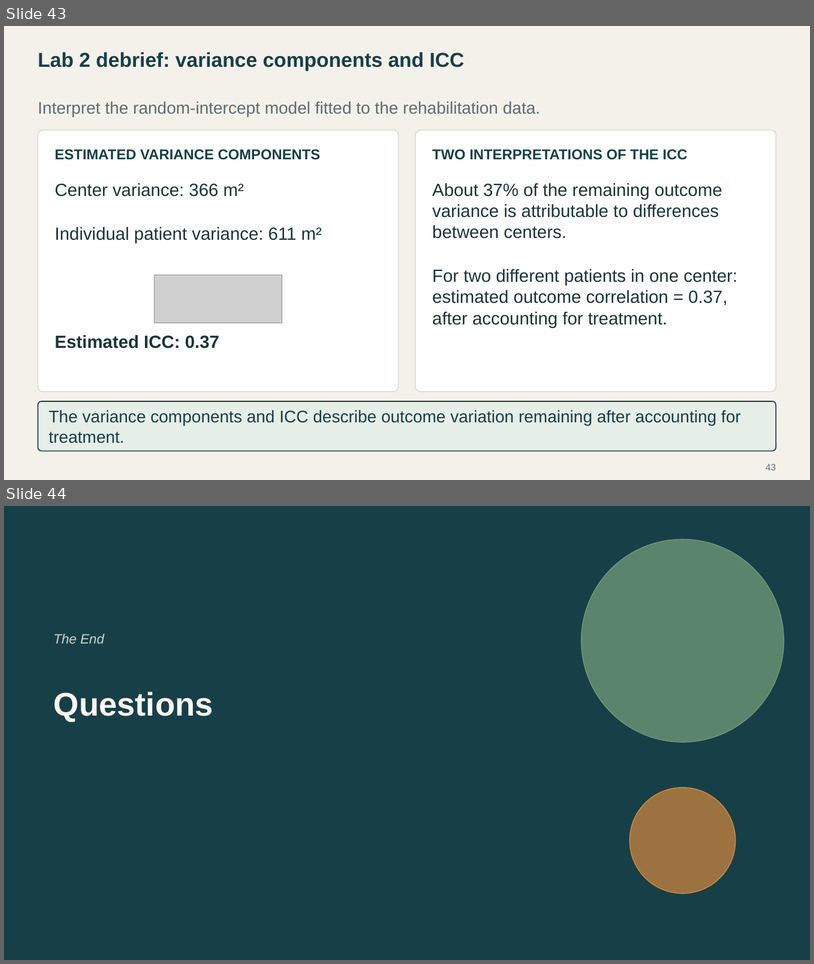
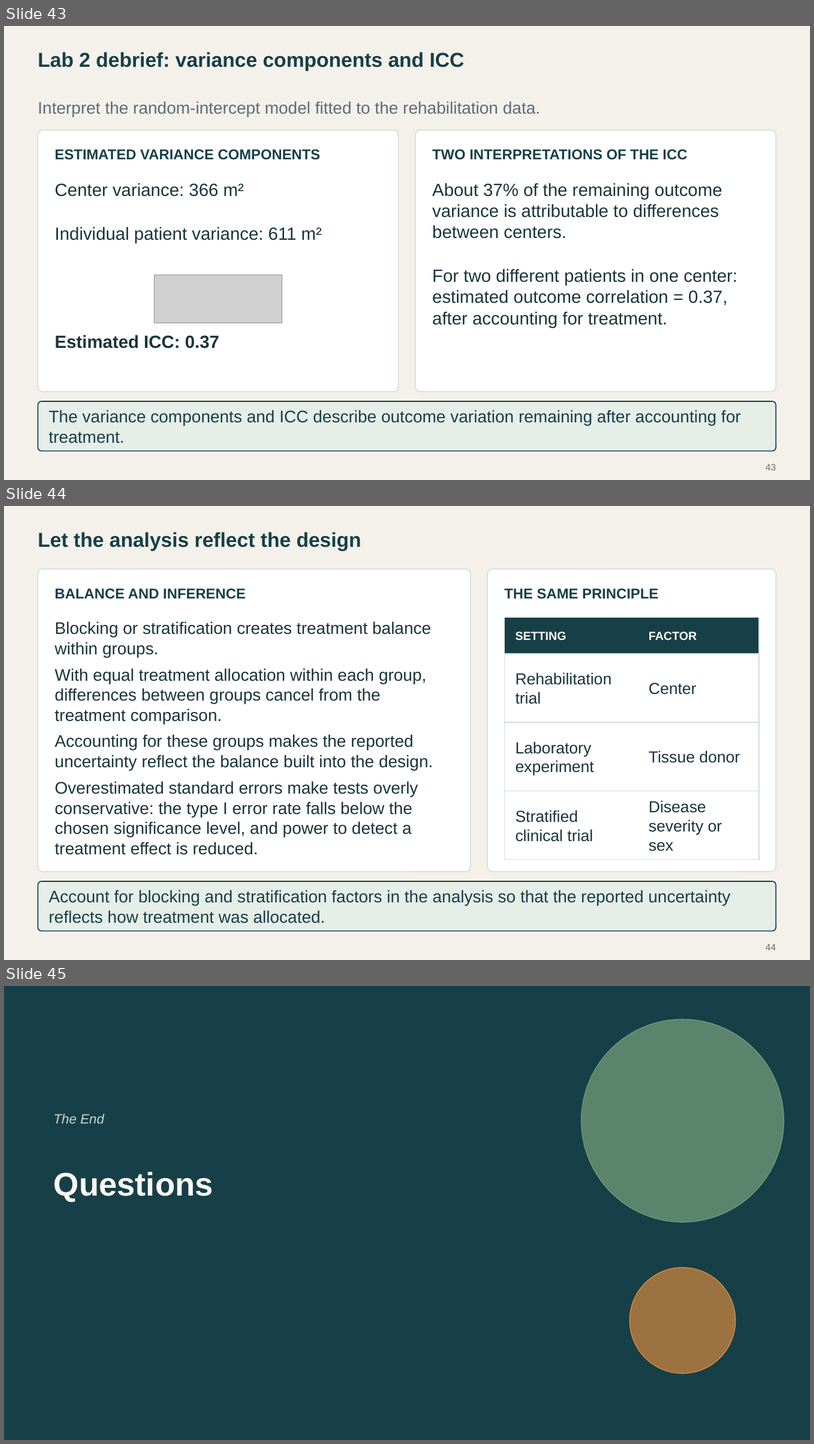
Before and after one commit to Postmus/BeyondMLR, a slide deck: lectures_2627/week1/Beyond_MLR_Week_1.pptx. Shown one above the other, each under a label of ours: slides 43 and 44 before the commit, slides 43, 44 and 45 after it. The pictures are 814x964 and 814x1444 pixels, drawn with LibreOffice and Linux fonts; fonts in the diff are those of the drawing; grey boxes stand for pictures. Boxes give left, top, right and bottom in pixels: in the first picture for what was removed or moved away, otherwise in the second. Text is boxed around its words. In the diff, an @@ line names an element or a change of style, - is before the commit and + after.

```diff
--- a/lectures_2627/week1/Beyond_MLR_Week_1.pptx
+++ b/lectures_2627/week1/Beyond_MLR_Week_1.pptx
@@ slide 44 added at [4,506,810,960], background #F4F1EA @@
@@ text added at [38,532,362,551], 24 pt, text #173F48, bold @@
+Let the analysis reflect the design
@@ rounded rectangle added at [38,569,471,871], fill #FFFFFF, outline #D3DDD6 1.1 pt @@
@@ rounded rectangle added at [488,569,777,871], fill #FFFFFF, outline #D3DDD6 1.1 pt @@
@@ text added at [55,588,246,599], 17 pt, text #173F48, bold @@
+BALANCE AND INFERENCE
@@ text added at [504,588,659,599], 17 pt, text #173F48, bold @@
+THE SAME PRINCIPLE
@@ text added at [55,621,431,657], 20 pt, text #19343B @@
+Blocking or stratification creates treatment balance within groups.
@@ rectangle added at [505,618,759,654], fill #173F48, outline #D3DDD6 1.1 pt @@
@@ text added at [516,631,567,640], 14 pt, text #FAF8F2, bold @@
+SETTING
@@ text added at [649,631,697,640], 14 pt, text #FAF8F2, bold @@
+FACTOR
@@ rectangle added at [505,654,759,722], fill #FFFFFF, outline #D3DDD6 1.1 pt @@
@@ text added at [55,668,426,724], 20 pt, text #19343B @@
+With equal treatment allocation within each group, differences between groups cancel from the treatment comparison.
@@ text added at [516,672,612,704], 19 pt, text #19343B @@
+Rehabilitation trial
@@ text added at [649,682,697,694], 19 pt, text #19343B @@
+Center
@@ text added at [55,734,433,770], 20 pt, text #19343B @@
+Accounting for these groups makes the reported uncertainty reflect the balance built into the design.
@@ rectangle added at [505,722,759,790], fill #FFFFFF, outline #D3DDD6 1.1 pt @@
@@ text added at [516,741,594,775], 19 pt, text #19343B @@
+Laboratory experiment
@@ text added at [649,750,740,763], 19 pt, text #19343B @@
+Tissue donor
@@ text added at [55,781,419,855], 20 pt, text #19343B @@
+Overestimated standard errors make tests overly conservative: the type I error rate falls below the chosen significance level, and power to detect a treatment effect is reduced.
@@ rectangle added at [505,791,759,859], fill #FFFFFF, outline #D3DDD6 1.1 pt @@
@@ text added at [516,810,593,841], 19 pt, text #19343B @@
+Stratified clinical trial
@@ text added at [649,800,723,851], 19 pt, text #19343B @@
+Disease severity or sex
@@ rounded rectangle added at [38,881,777,931], fill #E6EEE8, outline #173F48 1.2 pt @@
@@ text added at [49,889,731,923], 20 pt, text #173F48 @@
+Account for blocking and stratification factors in the analysis so that the reported uncertainty reflects how treatment was allocated.
@@ page number added at [766,943,776,950], 11 pt, text #5C6E72 @@
+44
@@ what was slide 44 is now slide 45 @@
```
Also in this commit, not shown: 1 slide changed, 1 other slide added, 1 slide removed, 12 other files.
